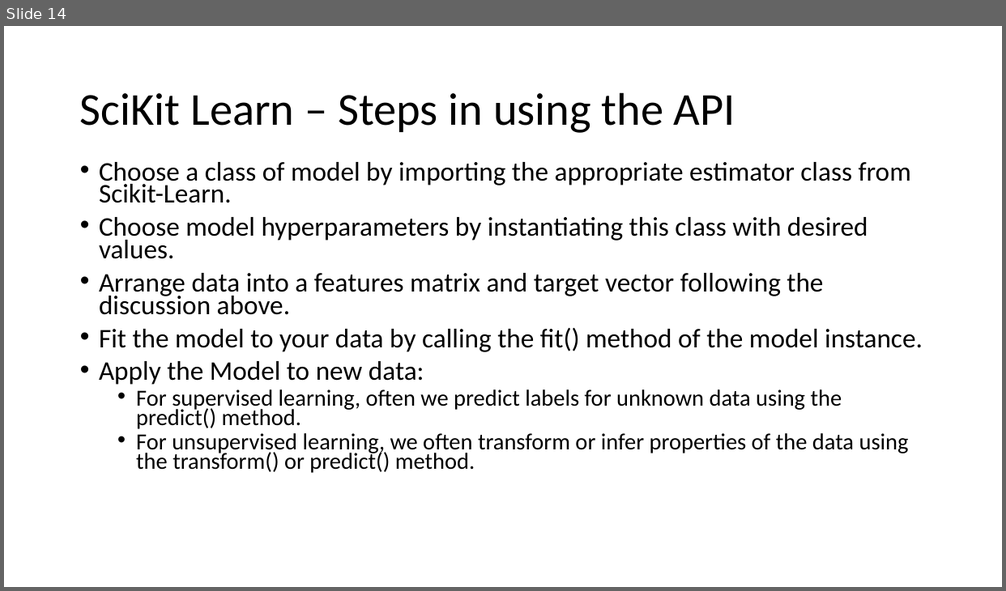
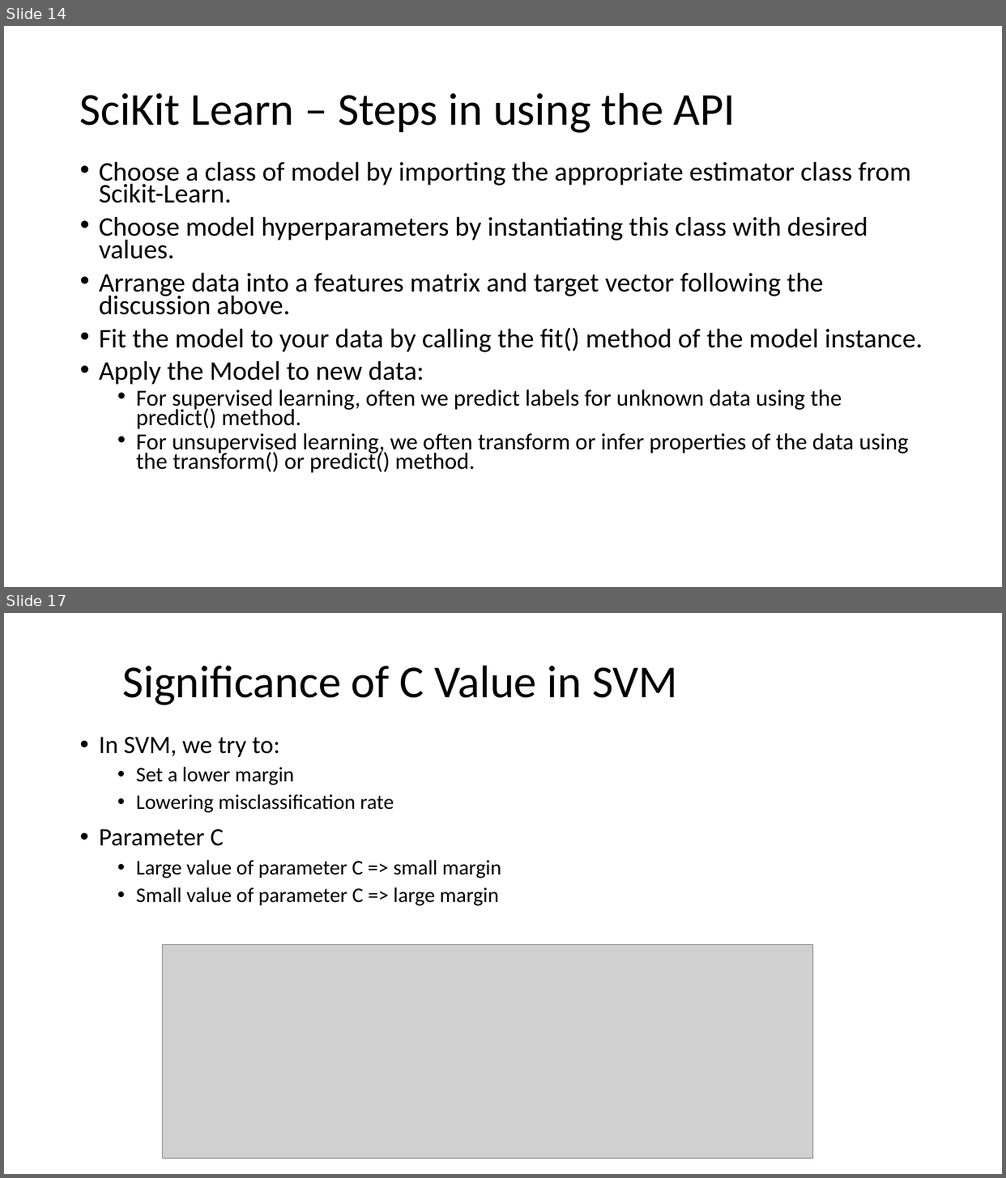
Before and after one commit to ppawar/ppawar.github.io, a slide deck: Spring2020/CSE351-S20/lectures/Python for Data Science - JakeVanderPlas.pptx. Shown one above the other, each under a label of ours: slide 14 before the commit, slides 14 and 17 after it; the slides between them are not shown. The pictures are 1006x591 and 1006x1178 pixels, drawn with LibreOffice and Linux fonts; fonts in the diff are those of the drawing; grey boxes stand for pictures. Boxes give left, top, right and bottom in pixels: in the first picture for what was removed or moved away, otherwise in the second. Text is boxed around its words. In the diff, an @@ line names an element or a change of style, - is before the commit and + after.

```diff
--- a/Spring2020/CSE351-S20/lectures/Python for Data Science - JakeVanderPlas.pptx
+++ b/Spring2020/CSE351-S20/lectures/Python for Data Science - JakeVanderPlas.pptx
@@ slide 17 added at box(4, 613, 1002, 1174), background #FFFFFF @@
@@ title added at box(122, 665, 678, 705), 44 pt, text #000000 @@
+Significance of C Value in SVM
@@ text added at box(99, 737, 501, 906), 20 pt, text #000000 @@
+• In SVM, we try to:
+  • Set a lower margin
+  • Lowering misclassification rate
+• Parameter C
+  • Large value of parameter C => small margin
+  • Small value of parameter C => large margin
@@ picture added at box(162, 944, 813, 1159) @@
```
Also in this commit, not shown: 11 other slides added, 1 other file.
